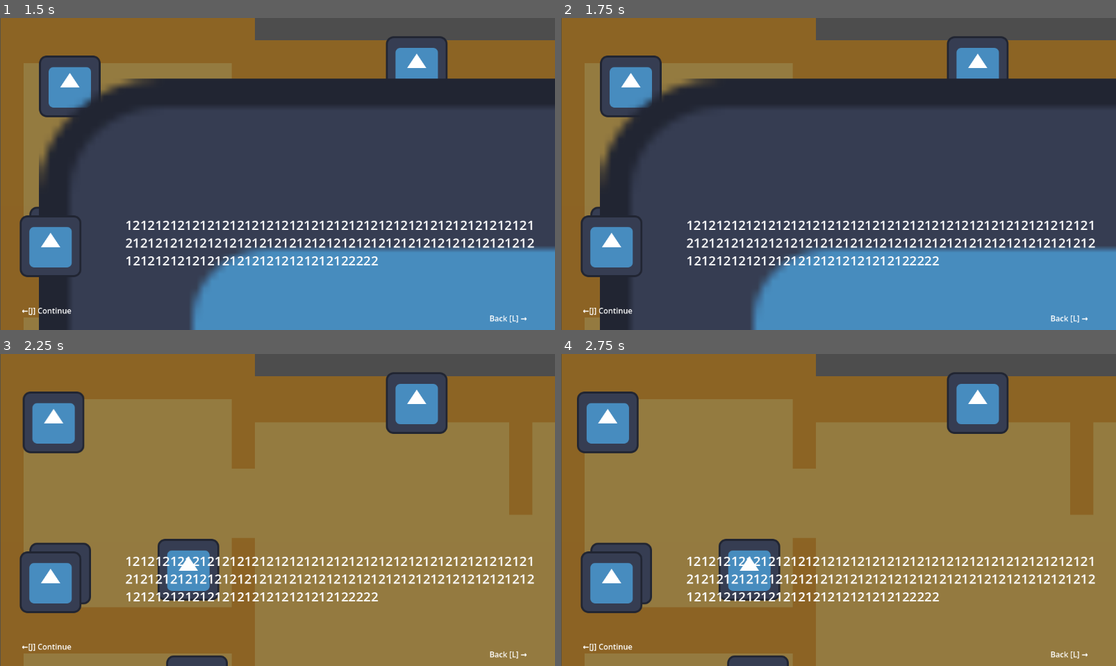
Above: before the commit, frames 1-4 (two rows, left to right).
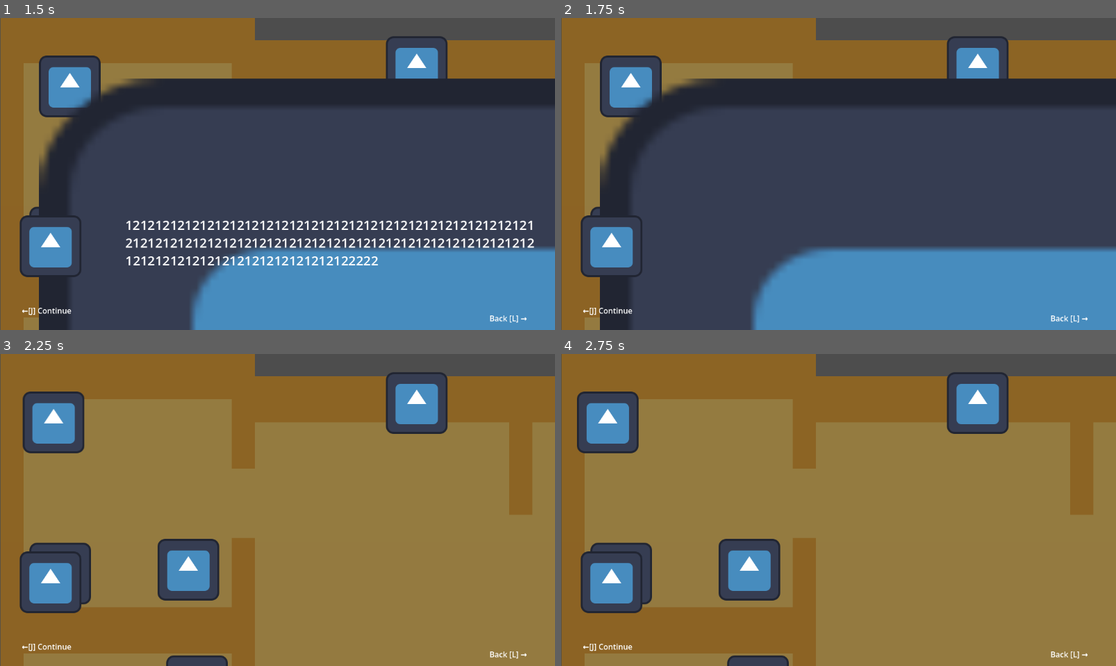
Above: after the commit, the same moments.

Repository: Isabelle1909/JuggleManMania
Game: Godot game, scene res://scenes/house.tscn
The game is run twice, just before and just after one commit, with the same random seed, the same clock (stepped at 60 frames per second) and the same inputs. The engine's default icon, where the game draws it, is replaced by a stand-in: a white triangle on a blue panel in a dark square.
Inputs:
- Up to frame 1 (1.5 s): tap Enter at 0.5 s; hold Up (ui_up) from 0.53 s (still down); tap J (interact, bound only after the commit) at 0.6 s; tap Space at 1.25 s; tap T (test input 1) at 1.35 s
- Up to frame 2 (1.75 s): keep holding Up (ui_up); tap J (interact, bound only after the commit) at 1.55 s
- Up to frame 3 (2.25 s): tap Enter at 2 s; release Up (ui_up) at 2.03 s; hold Left (ui_left) from 2.03 s (still down); tap Y (test input 2) at 2.1 s
- Up to frame 4 (2.75 s): keep holding Left (ui_left); tap J (interact, bound only after the commit) at 2.3 s

Frame 1 is identical in both runs. In frame 2, 2.5% of the frame differs, in the area x 22-97%, y 64-80%; in frame 3, 2.5%; in frame 4, 2.5%.

Commit message:
changes made

Diff:
--- a/juggle-man-mania-project/project.godot
+++ b/juggle-man-mania-project/project.godot
@@ -64,6 +64,16 @@
 "events": [Object(InputEventKey,"resource_local_to_scene":false,"resource_name":"","device":-1,"window_id":0,"alt_press …(192 unchanged characters)…
 ]
 }
+interact={
+"deadzone": 0.2,
+"events": [Object(InputEventKey,"resource_local_to_scene":false,"resource_name":"","device":-1,"window_id":0,"alt_pressed":false,"shift_pressed":false,"ctrl_pressed":false,"meta_pressed":false,"pressed":false,"keycode":0,"physical_keycode":74,"key_label":0,"unicode":106,"location":0,"echo":false,"script":null)
+]
+}
+back={
+"deadzone": 0.2,
+"events": [Object(InputEventKey,"resource_local_to_scene":false,"resource_name":"","device":-1,"window_id":0,"alt_pressed":false,"shift_pressed":false,"ctrl_pressed":false,"meta_pressed":false,"pressed":false,"keycode":0,"physical_keycode":76,"key_label":0,"unicode":108,"location":0,"echo":false,"script":null)
+]
+}
 
 [physics]
 
--- a/juggle-man-mania-project/scenes/house.tscn
+++ b/juggle-man-mania-project/scenes/house.tscn
@@ -1,6 +1,6 @@
 [gd_scene format=4 uid="uid://bxhptscenb5ve"]
 
-[ext_resource type="Script" uid="uid://cl3usunub6e5h" path="res://scenes/house.gd" id="1_3bgk5"]
+[ext_resource type="Script" uid="uid://cl3usunub6e5h" path="res://scripts/house.gd" id="1_3bgk5"]
 [ext_resource type="TileSet" uid="uid://dmt30scjkk0fc" path="res://tilesets/game_tile_set.tres" id="1_rk7hg"]
 [ext_resource type="PackedScene" uid="uid://dksw6vohgomcm" path="res://scenes/player.tscn" id="3_3bgk5"]
 [ext_resource type="PackedScene" uid="uid://i5ot6tbllc4l" path="res://scenes/interactable.tscn" id="4_3bgk5"]
--- a/juggle-man-mania-project/scripts/global/text_manager.gd
+++ b/juggle-man-mania-project/scripts/global/text_manager.gd
@@ -2,6 +2,9 @@
 
 var json_path = "res://data/test_json.json"
 var last_called
+
+var tb
+
 
 var talked_to_nums = {
 	"wardrobe": 0,
@@ -34,14 +37,30 @@
 #called on interaction with object, which passes it's name
 func display_text(ob_name):
 
+	if tb == null :
+		return
+
+	tb.visible = true
 	#increments the objects talk_to number
-	if last_called != ob_name:
-		talked_to_nums[ob_name] += 1
+
+	return
+	#print(ob_name)
+	#print(talked_to_nums.has(ob_name))
+	if talked_to_nums.has(ob_name):
+		if talked_to_nums[ob_name] < 3:
+			talked_to_nums[ob_name] += 1
 		#gets the correct text from the json file depending on object, time/day and number of
 		#times it's been spoken to
 		var path_string = str(SystemManager.time,"_",SystemManager.day,"_",SystemManager.mood)
 		var text = all_text[ob_name][path_string][str(talked_to_nums[ob_name])]
 		print(text)
-		#will use text box UI to display later for now prints to console
+		tb.visible = true
+		tb.text = text
+	#will use text box UI to display later for now prints to console
 
 	last_called = ob_name
+
+
+func close_text(ob_name):
+		print("butt")
+		tb.visible = false
--- a/juggle-man-mania-project/scenes/house.gd
+++ b/juggle-man-mania-project/scripts/house.gd
@@ -1,10 +1,13 @@
 extends Node2D
+
+@onready var text_box = $text_ui/Control/Panel/RichTextLabel
 
 var inst
 
+
 # Called when the node enters the scene tree for the first time.
 func _ready() -> void:
-	pass # Replace with function body.
+	TextManager.tb = text_box
 
 
 # Called every frame. 'delta' is the elapsed time since the previous frame.
--- a/juggle-man-mania-project/scripts/player.gd
+++ b/juggle-man-mania-project/scripts/player.gd
@@ -3,7 +3,7 @@
 const tile_size: Vector2 = Vector2(48, 48)
 var sprite_node_pos_tween: Tween
 var facing_ray
-var item_near
+var item_near = "none"
 var disabled = false
 
 func _physics_process(delta: float) -> void:
@@ -24,9 +24,17 @@
 		if facing_ray != null:
 			if facing_ray.is_colliding():
 				item_near = facing_ray.get_collider().name
-				#check if its a door
-				#TextManager.display_text(name)
-				print(item_near)
+				#TextManager.display_text(item_near)
+
+
+
+		if Input.is_action_just_pressed("interact"):
+			if TextManager.tb.visible:
+				TextManager.close_text(item_near)
+				item_near = "none"
+
+			else:
+				TextManager.display_text(item_near)
 
 
 func _move(dir: Vector2):
Renamed: juggle-man-mania-project/scenes/house.gd.uid -> juggle-man-mania-project/scripts/house.gd.uid
